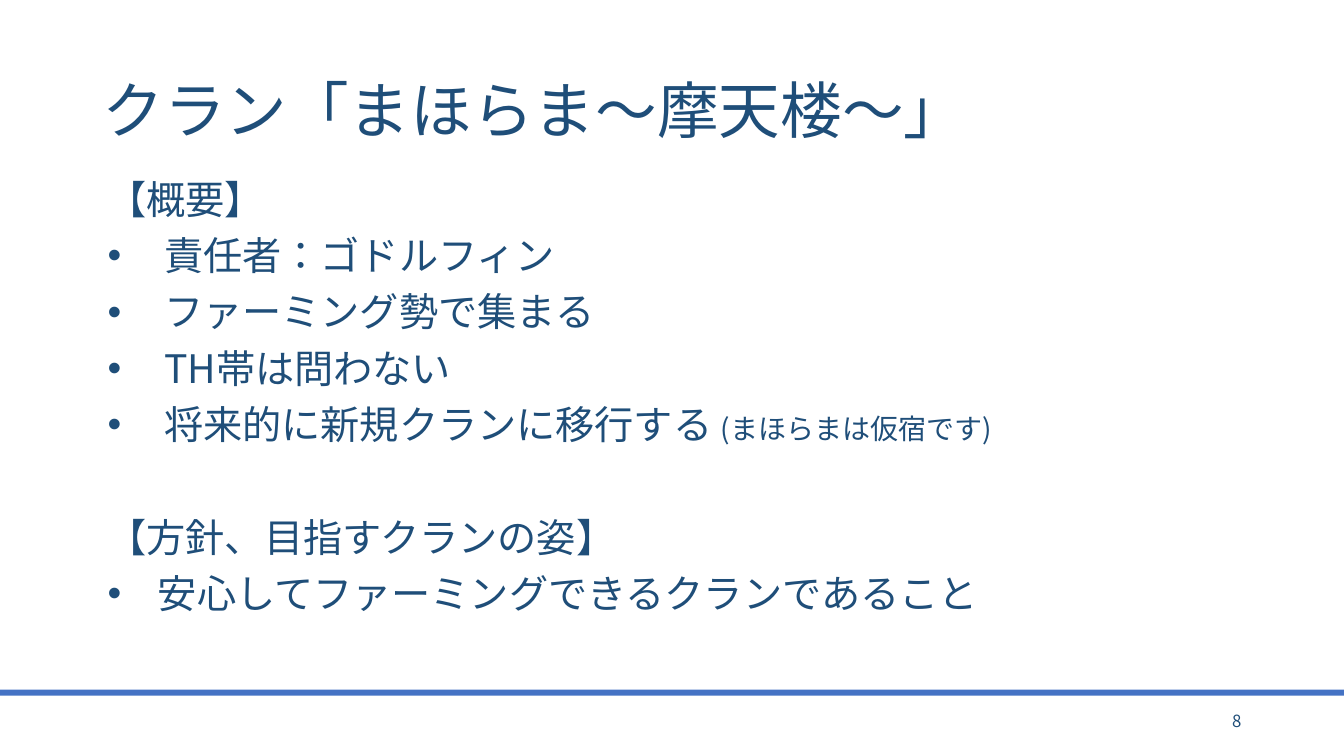
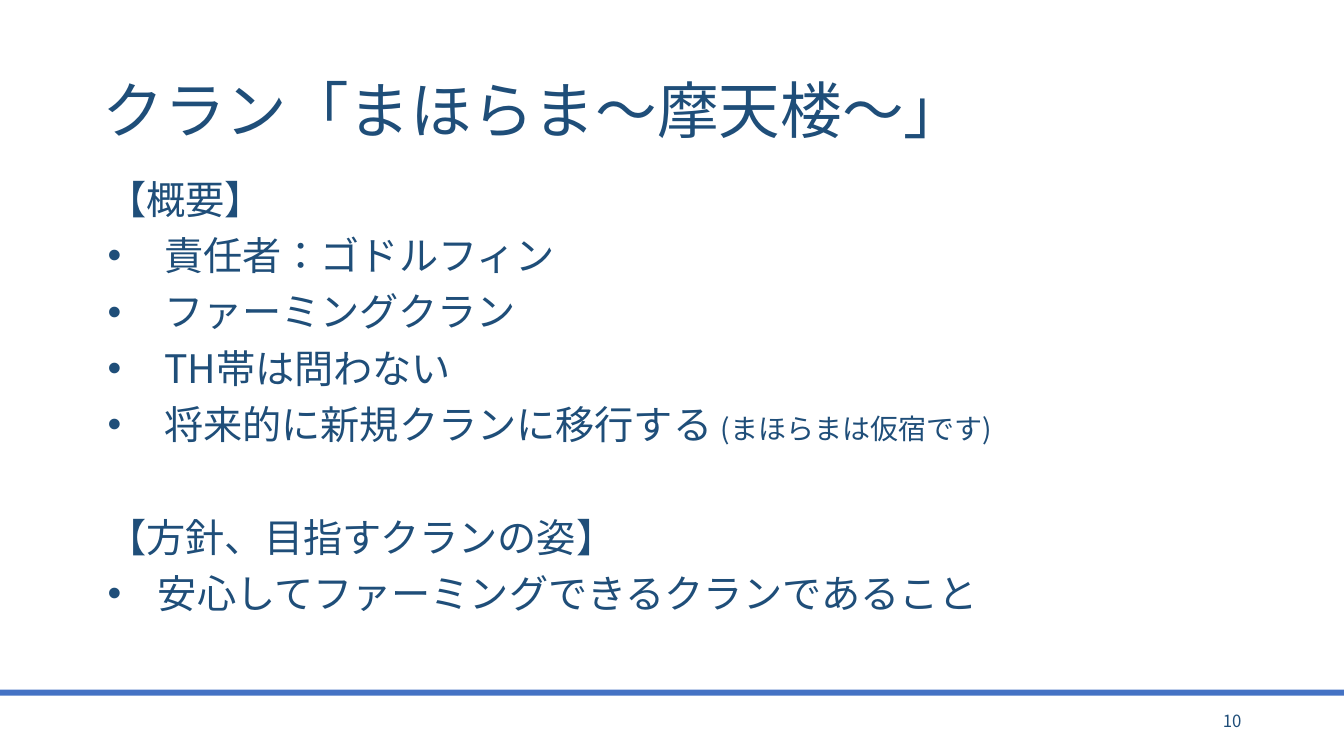
Before and after one commit to bigtreeCoC/documents, a slide deck: slide 10 of TOMARIGI.pptx (slide 8 before the commit). Drawn at 1344x756 pixels with LibreOffice and Linux fonts; fonts in the diff are those of the drawing. Boxes give left, top, right and bottom in pixels: in the first picture for what was removed or moved away, otherwise in the second. Text is boxed around its words. In the diff, an @@ line names an element or a change of style, - is before the commit and + after.

Commit message:
東方とまほらま(5版) TOMARIGIについて

```diff
--- a/TOMARIGI.pptx
+++ b/TOMARIGI.pptx
@@ text at [164,293,516,329]: text changed @@
-• ファーミング勢で集まる
+• ファーミングクラン
@@ page number at [1223,714,1242,727]: text changed @@
-8
+10
```
Also in this commit, not shown: 10 other slides changed, 9 slides added, 2 slides removed, 3 other files.
